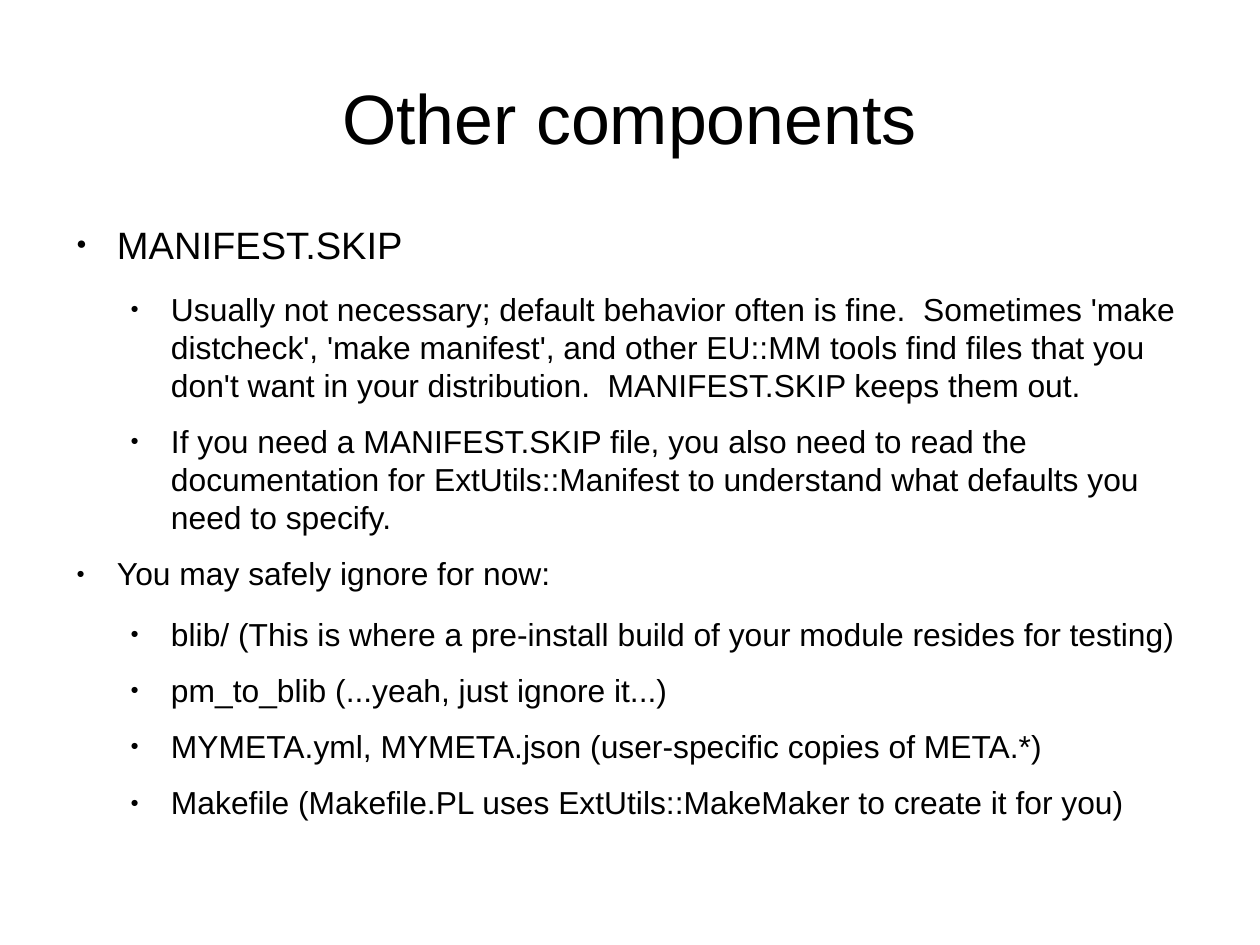
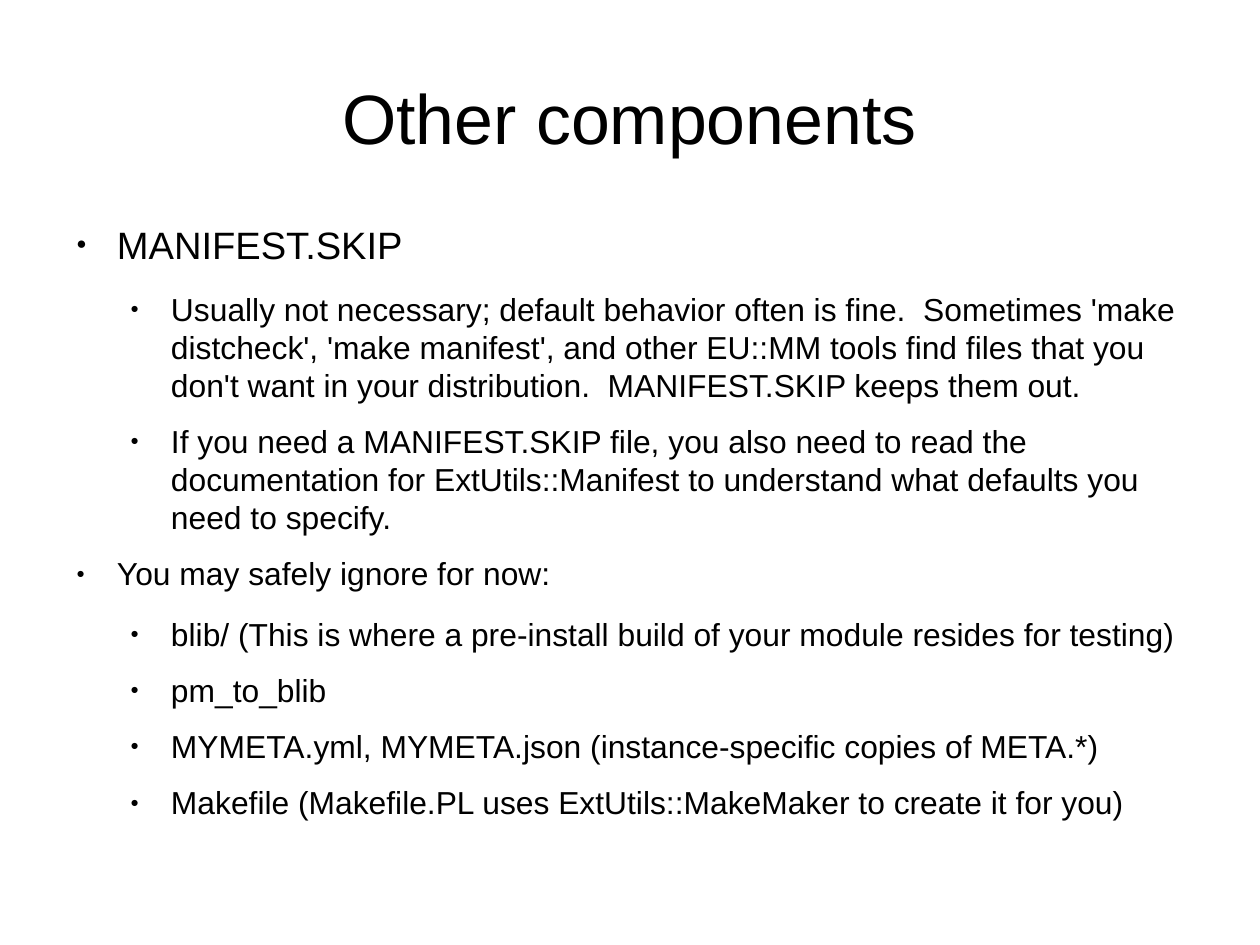
Before and after one commit to daoswald/CPAN-Power-Tools-Talk, a slide deck: slide 16 of PowerTools-I.odp. Drawn at 1260x945 pixels with LibreOffice and Linux fonts; fonts in the diff are those of the drawing. Boxes give left, top, right and bottom in pixels: in the first picture for what was removed or moved away, otherwise in the second. Text is boxed around its words. In the diff, an @@ line names an element or a change of style, - is before the commit and + after.

```diff
--- a/PowerTools-I.odp
+++ b/PowerTools-I.odp
@@ text at box(171, 679, 1098, 764): text changed @@
-  ● pm_to_blib (...yeah, just ignore it...)
-  ● MYMETA.yml, MYMETA.json (user-specific copies of META.*)
+  ● pm_to_blib
+  ● MYMETA.yml, MYMETA.json (instance-specific copies of META.*)
```
Also in this commit, not shown: 4 other slides changed, 24 slides added.
